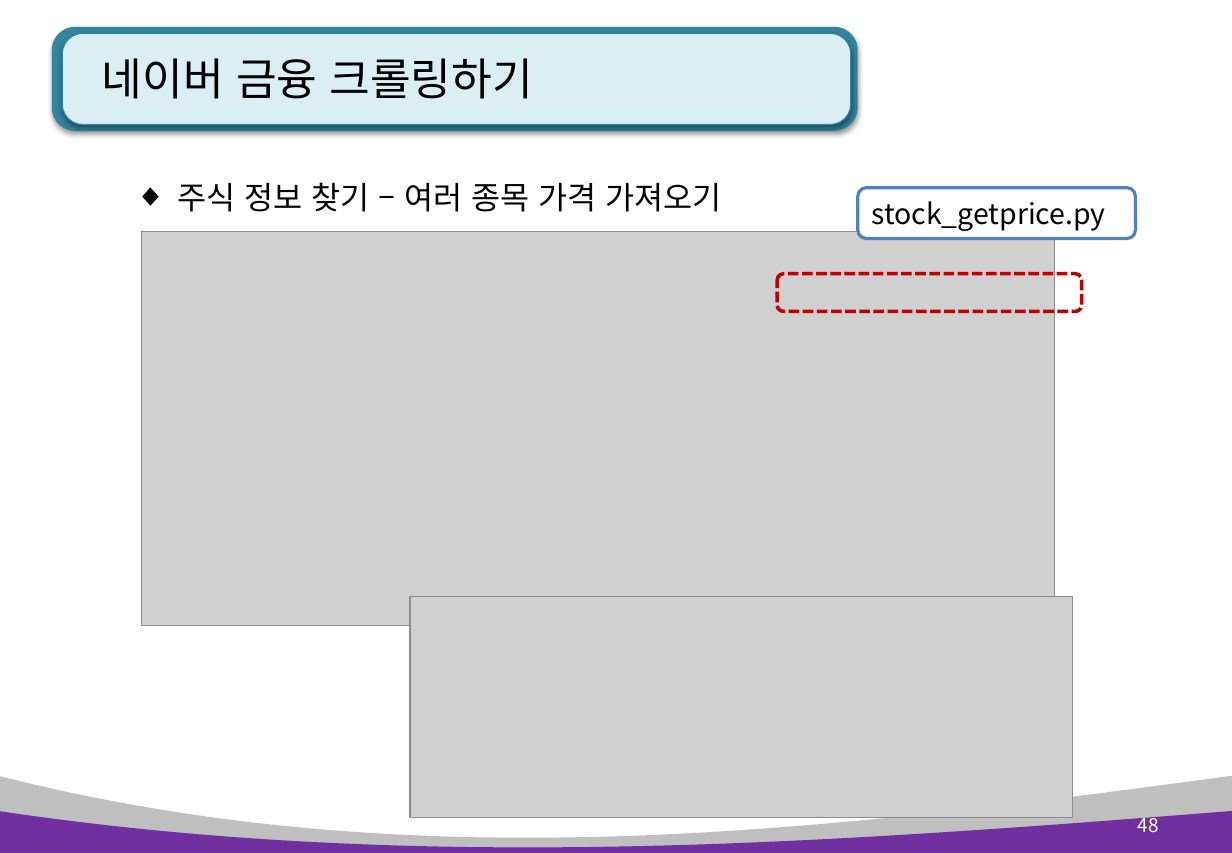
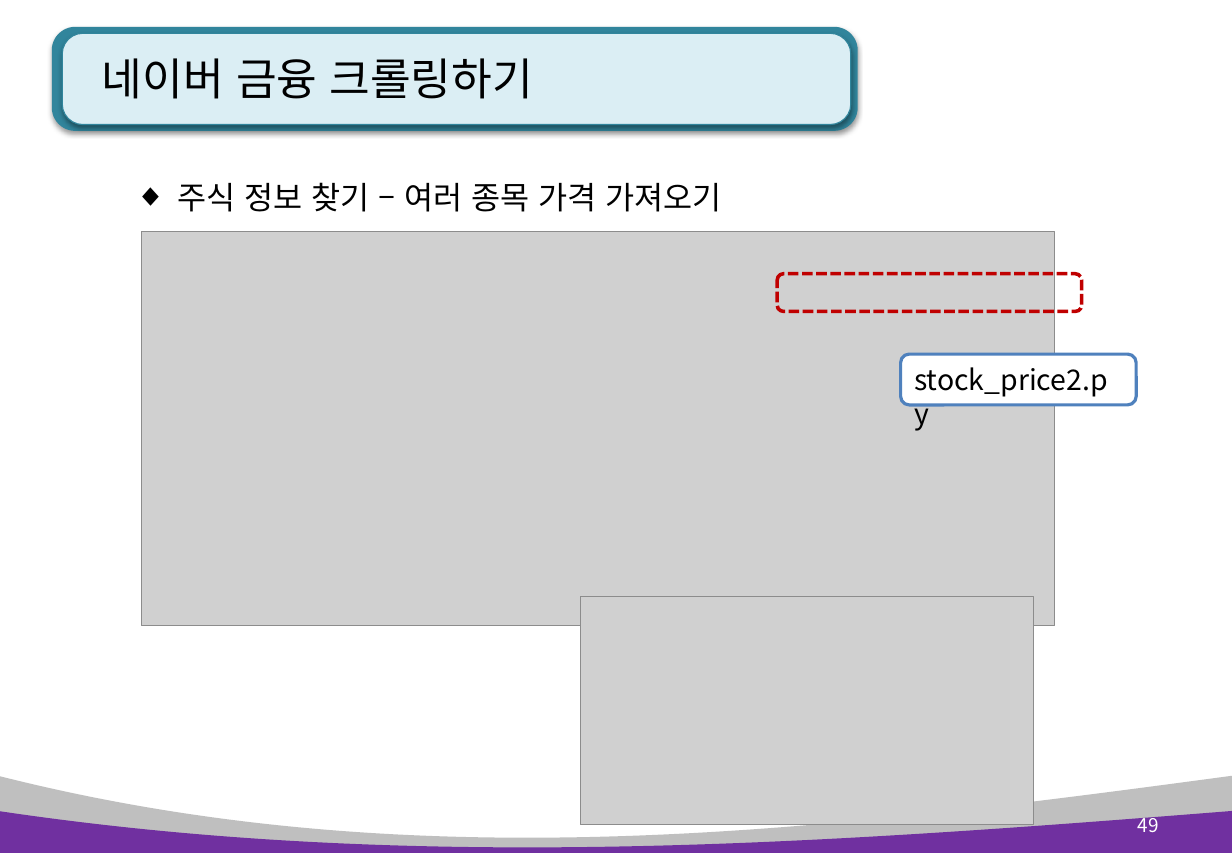
Before and after one commit to pshho/ngreen_project, a slide deck: slide 49 of pyWorks/자료/python_ppt/Python 12장. 정규표현식과 웹 스크래핑.pptx (slide 48 before the commit). Drawn at 1232x853 pixels with LibreOffice and Linux fonts; fonts in the diff are those of the drawing; grey boxes stand for pictures. Boxes give left, top, right and bottom in pixels: in the first picture for what was removed or moved away, otherwise in the second. Text is boxed around its words. In the diff, an @@ line names an element or a change of style, - is before the commit and + after.

```diff
--- a/pyWorks/자료/python_ppt/Python 12장. 정규표현식과 웹 스크래핑.pptx
+++ b/pyWorks/자료/python_ppt/Python 12장. 정규표현식과 웹 스크래핑.pptx
@@ rounded rectangle "stock_price2.py": place and size @@
-rounded rectangle "stock_price2.py" at <box>858,188,1135,239</box>
+rounded rectangle "stock_price2.py" at <box>901,354,1136,405</box>
@@ text in rounded rectangle at <box>914,367,1108,397</box>: text changed @@
-stock_getprice.py
+stock_price2.py
@@ picture: place and size @@
-picture at <box>411,597,1074,818</box>
+picture at <box>580,597,1034,826</box>
@@ page number at <box>1138,813,1159,832</box>: text changed @@
-48
+49
```
Also in this commit, not shown: 14 other slides changed, 1 slide added, 32 other files.
